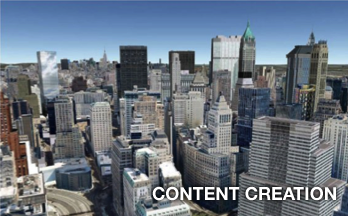
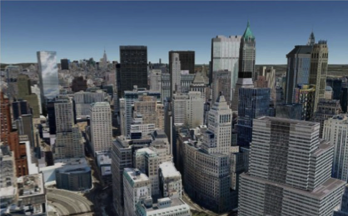
Layer changes from the first w=348, h=216 image to the second:
added layer "Layer 1" (20%) above "CONTENT CREATION" over [0, 0, 348, 216]
hid "CONTENT CREATION" over [152, 186, 336, 201]
